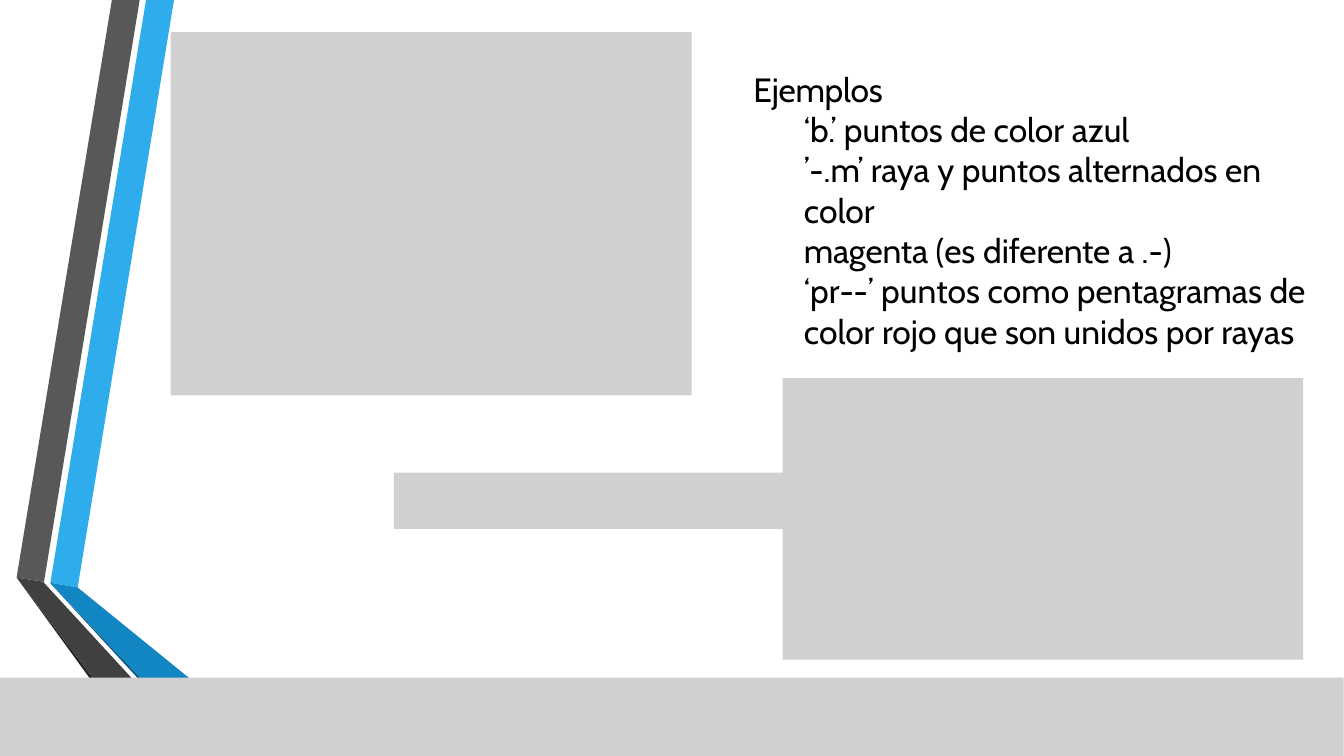
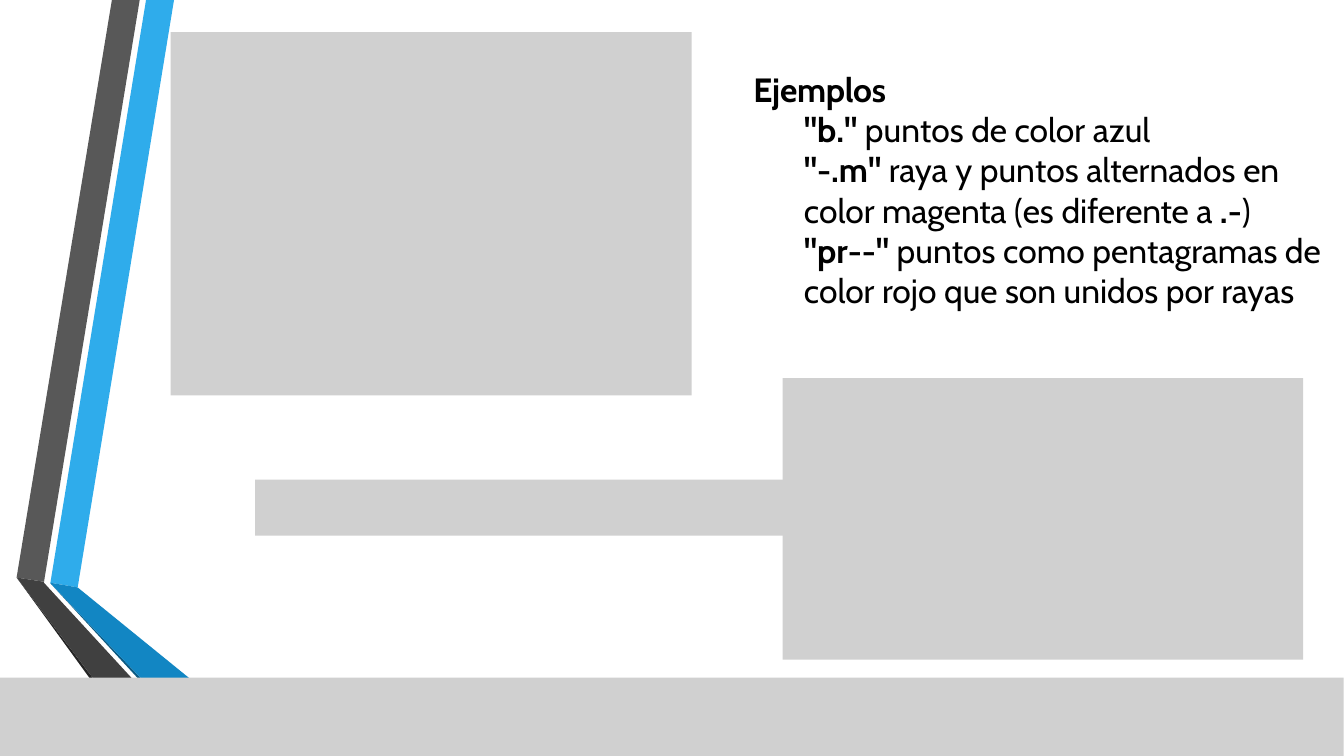
Before and after one commit to lizetheP/Programacion, a slide deck: slide 13 of CalendarioAgo2022/presentaciones/Gráficas-Matplotib.pptx (slide 12 before the commit). Drawn at 1344x756 pixels with LibreOffice and Linux fonts; fonts in the diff are those of the drawing; grey boxes stand for pictures; background and template pictures are left out. Boxes give left, top, right and bottom in pixels: in the first picture for what was removed or moved away, otherwise in the second. Text is boxed around its words. In the diff, an @@ line names an element or a change of style, - is before the commit and + after.

```diff
--- a/CalendarioAgo2022/presentaciones/Gráficas-Matplotib.pptx
+++ b/CalendarioAgo2022/presentaciones/Gráficas-Matplotib.pptx
@@ text at bbox=[753, 76, 886, 110]: bold on in "Ejemplos" @@
@@ text at bbox=[804, 116, 1321, 271]: text changed @@
-‘b.’ puntos de color azul
-’-.m’ raya y puntos alternados en color
-magenta (es diferente a .-)
-‘pr--’ puntos como pentagramas de
+"b." puntos de color azul
+"-.m" raya y puntos alternados en color magenta (es diferente a .-)
+"pr--" puntos como pentagramas de
@@ picture: place and size @@
-picture at bbox=[394, 473, 947, 529]
+picture at bbox=[255, 480, 808, 536]
```
Also in this commit, not shown: 6 other slides changed, 1 slide added, 3 slides removed, 28 other files.
